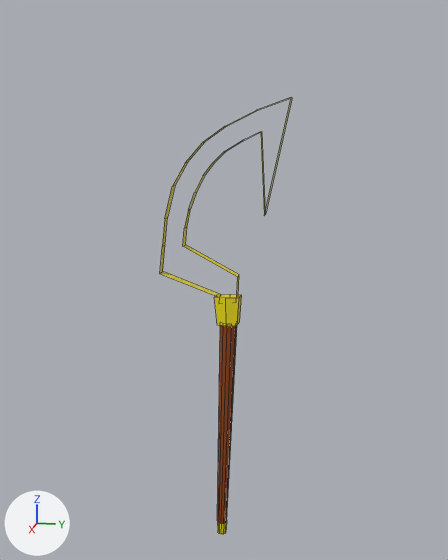
An edit to the FBX model Assets/Meshes and Models/Sly Cooper Cane.fbx, drawn before and after from the same camera.
Rendered twice from a 50 mm lens placed at (5.78, 0.97, 4.27), pointed at (-0.11, -0.21, 2.8). Every picture has the same lights, and +X, +Y and +Z are marked at lower left. Mesh edges are drawn as thin lines. Vertices at the same position are counted once.
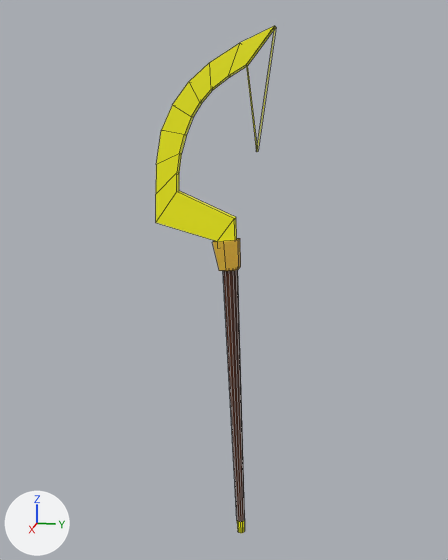
Commit message: Minor Changes
Minor Changes to the Cane

Boxes [x1, y1, x2, y2] around the edits, measured in the pictures (448 x 560 px):
'Cube', reshaped, moved, turned
    before: [160, 97, 292, 534]
    after: [156, 26, 276, 533]
part 1 of me_cube, built on
    before: [214, 294, 242, 534]
    after: [156, 26, 274, 533]
part 2 of me_cube, recoloured
    before: [160, 97, 292, 297]
    after: [177, 26, 276, 240]
part 3 of me_cube, recoloured
    before: [217, 325, 237, 524]
    after: [223, 270, 245, 522]

What the commit changed:
Picture 'Sly Cooper Cane Color.png' (img_sly_cooper_cane_color_png) is new.
Material 'Material' (mat_material) is new.
Its texture is img_sly_cooper_cane_color_png.
me_cube is used by ob_cube; location (-0.05, -0.23, 2.41); rotation (-0.0309, 0.00248, 0.000415), in degrees (-1.8, 0.1, 0).
me_cube had 94 vertices, 57 faces and spanned x -0.09..0.09, y -0.61..0.6, z -2.44..2.14.
me_cube now has 94 vertices, 75 faces and spans x -0.09..0.09, y -0.61..0.6, z -2.96..2.14.
Part 1, on me_cube:
2 faces are deleted.
6 vertices in x -0.03..0.03, y 0.11..0.14, z -2.44..-2.3 move by (0.0, 0.0, -0.52).
6 vertices in x -0.03..0.03, y 0.03..0.06, z -2.44..-2.3 move by (0.0, 0.02, -0.52).
5 vertices in x -0.02..0.04, y 0.05..0.13, z -2.44..-2.3 move by (0.0, 0.01, -0.52).
4 vertices in x -0.05..-0.04, y 0.06..0.11, z -2.44..-2.3 move by (0.01, 0.01, -0.52).
3 vertices in x 0.04, y 0.06..0.11, z -2.44..-2.3 move by (-0.01, 0.01, -0.52).
16 vertices move from x -0.09..0.09, y -0.05..0.18, z -0.05..0.24 to x -0.09..0.09, y -0.06..0.19, z -0.05..0.24.
20 new faces join them.
me_cube part 2: 43 faces spanning x -0.09..0.09, y -0.61..0.6, z -2.96..2.14 switch from mat_material_001 (yellow #e7d700) to mat_material (picture img_sly_cooper_cane_color_png).
me_cube part 3: 12 faces spanning x -0.07..0.07, y 0.02..0.18, z -2.82..-0.02 switch from mat_material_002 (brown #8c410a) to mat_material (picture img_sly_cooper_cane_color_png).
Object 'Cube' (ob_cube) moves from (-0.05, -0.23, 2.41) to (-0.05, -0.23, 2.97).
Object 'Cube' (ob_cube) turns from (-1.8, 0.1, 0) to (2.5, 0.1, 0) degrees about x, y and z.
